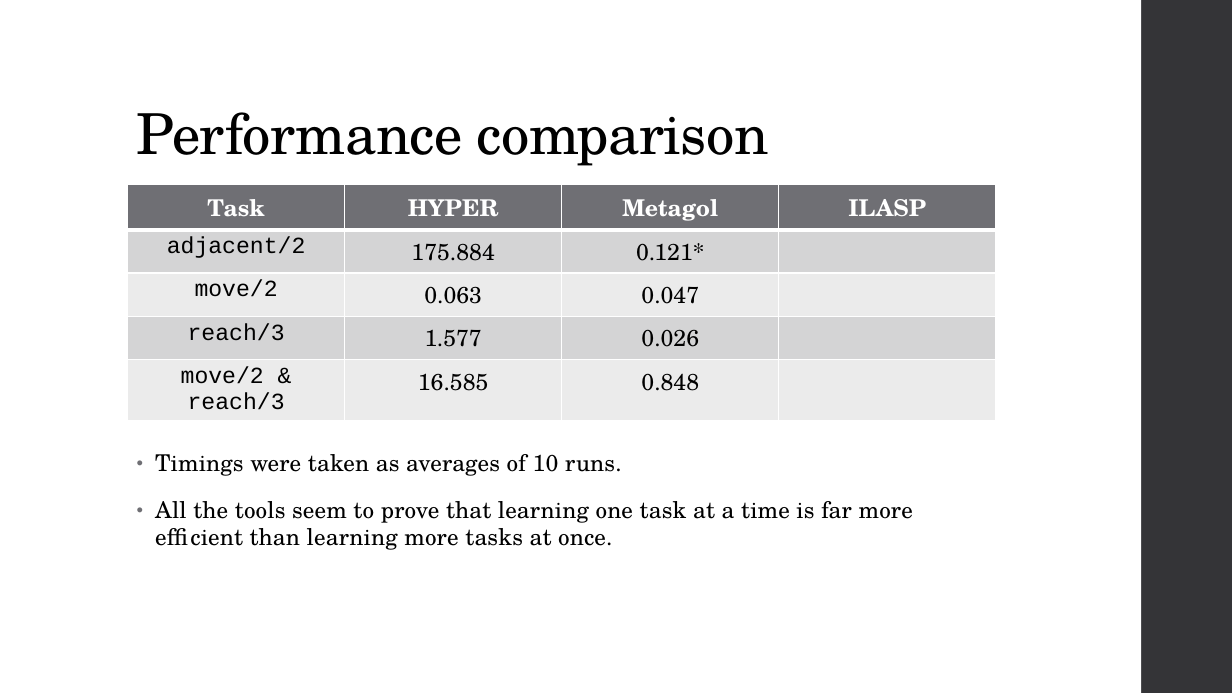
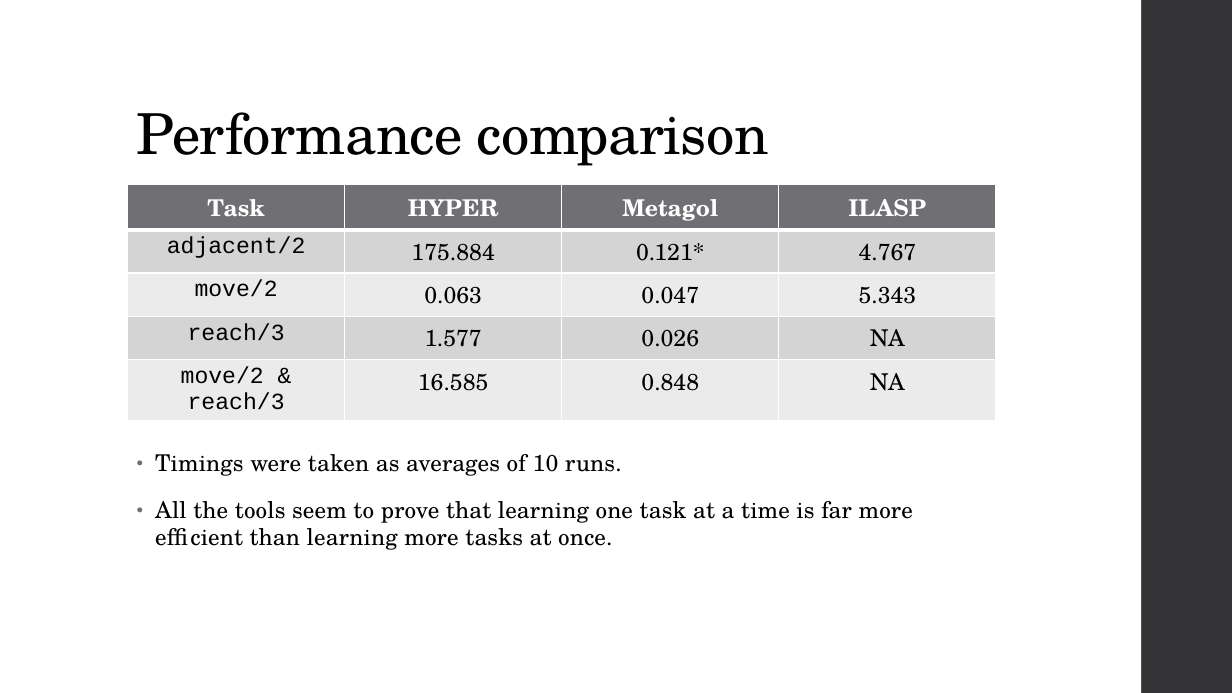
Before and after one commit to Alex-Dell1/ATAI_Maze_Project, a slide deck: slide 34 of ATAI_Presentation.pptx (slide 29 before the commit). Drawn at 1232x693 pixels with LibreOffice and Linux fonts; fonts in the diff are those of the drawing; background and template pictures are left out. Boxes give left, top, right and bottom in pixels: in the first picture for what was removed or moved away, otherwise in the second. Text is boxed around its words. In the diff, an @@ line names an element or a change of style, - is before the commit and + after.

```diff
--- a/ATAI_Presentation.pptx
+++ b/ATAI_Presentation.pptx
@@ table at bbox=[128, 185, 996, 414] @@
-row 2, column 4: 
+row 2, column 4: 4.767
-row 3, column 4: 
+row 3, column 4: 5.343
-row 4, column 4: 
+row 4, column 4: NA
-row 5, column 4: 
+row 5, column 4: NA
```
Also in this commit, not shown: 3 other slides changed, 5 slides added, 1 other file.
